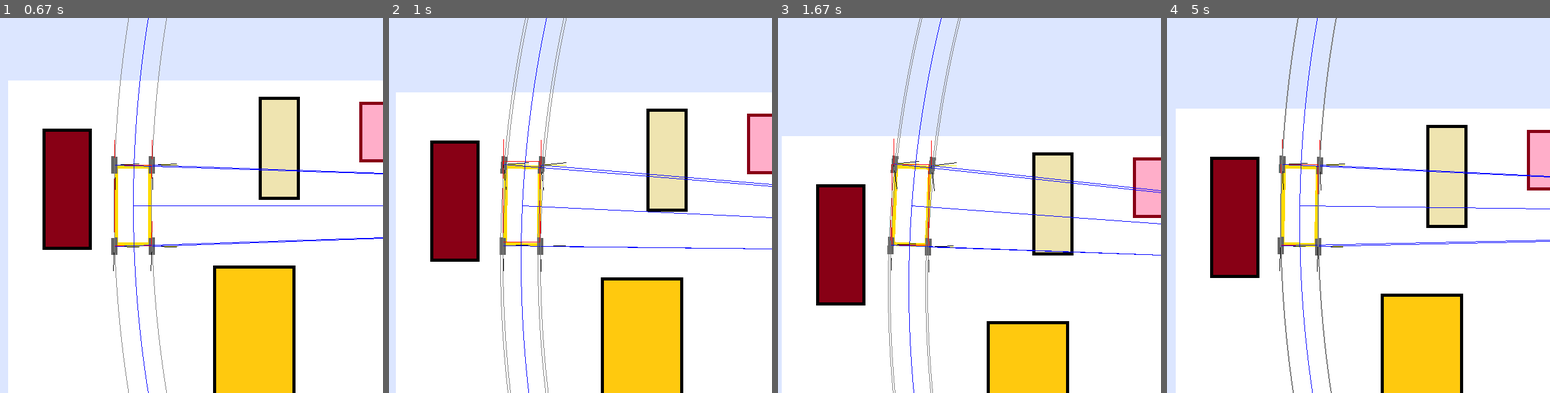
Above: before the commit, frames 1-4 (left to right).
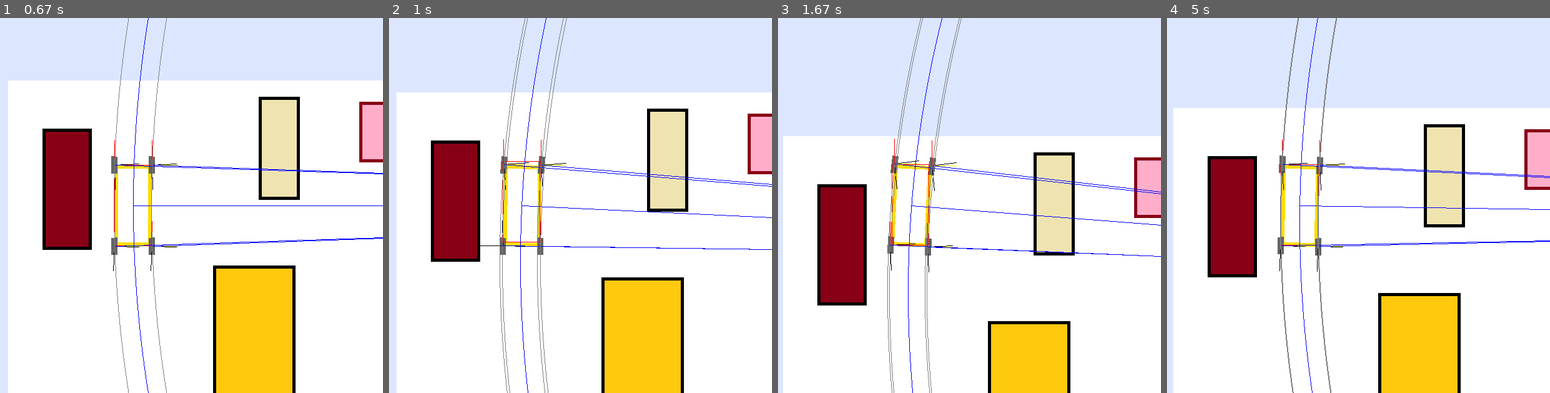
Above: after the commit, the same moments.

Repository: marcoacolla/LAR-Trafo-Cabeca-de-Serie
Game: pygame game, started from Python_Sim_Pygame/v1.0_pygame.py
The game is run twice, just before and just after one commit, with the same random seed, the same clock (stepped at 60 frames per second) and the same inputs.
Inputs:
- Up to frame 1 (0.67 s): hold D from 0.33 s (still down)
- Up to frame 2 (1 s): release D at 0.8 s; hold Q from 0.83 s (still down); hold W from 0.83 s (still down)
- Up to frame 3 (1.67 s): release Q at 1.13 s; release W at 1.13 s; hold W 1.17-1.47 s; hold D from 1.5 s (still down); tap E at 1.65 s
- Up to frame 4 (5 s): release D at 1.97 s; hold A 2-2.53 s; hold S 2.57-2.87 s; hold A 2.9-3.3 s; tap E at 3.05, 4.55 s; hold W 3.33-3.7 s; hold D 3.73-4.37 s; hold S 4.4-4.77 s; hold A from 4.8 s (still down)

Frame 1 is identical in both runs. In frame 2, 2.1% of the frame differs, in the area x 1-100%, y 0-100%; in frame 3, 3.2%; in frame 4, 3.9%.

Commit message:
fix gpt god

Diff:
--- a/Python_Sim_Pygame/Player/Pathing/Curvature.py
+++ b/Python_Sim_Pygame/Player/Pathing/Curvature.py
@@ -20,7 +20,8 @@
         wheels = self.vehicle.wheels
         if self.vehicle.curve_mode in ["curve", "pivotal"]:
             # Cálculo idêntico para ambos os modos
-            cx, cy = self.vehicle.getCameraRelativePosition()  # centro visual do robô
+            # Use posições em coordenadas do mundo (globais)
+            cx, cy = self.vehicle.getPosition()  # centro do robô (mundo)
             theta = math.radians(self.vehicle.getHeading())
 
             # O bias_offset é ao longo do eixo Y local do robô
@@ -37,14 +38,16 @@
             icr_x = base_x - R * math.cos(theta)
             icr_y = base_y - R * math.sin(theta)
 
+            # Retorna em coordenadas do mundo (globais)
             return (icr_x, icr_y)
 
         def intersection(w1, w2):
-            x0, y0 = w1.getCameraRelativePosition()
+            # Use posições em coordenadas do mundo para calcular a interseção
+            x0, y0 = w1.getPosition()
             theta0 = math.radians(w1.getHeading())
             dx0, dy0 = math.cos(theta0), math.sin(theta0)
 
-            x1, y1 = w2.getCameraRelativePosition()
+            x1, y1 = w2.getPosition()
             theta1 = math.radians(w2.getHeading())
             dx1, dy1 = math.cos(theta1), math.sin(theta1)
 
@@ -55,6 +58,7 @@
             t0 = ((x1 - x0) * dy1 - (y1 - y0) * dx1) / denom
             ix = x0 + t0 * dx0
             iy = y0 + t0 * dy0
+            # Retorna em coordenadas do mundo
             return (ix, iy)
 
         # Calcula interseção das rodas dianteiras (1 e 3) e traseiras (0 e 2)
@@ -73,8 +77,12 @@
 
     # Função que atualiza o desenho da trajetória de curvatura
     def update(self, surface):
-        # Calcula o Centro Instantâneo de Rotação (ICR)
-        icr = self.computeICR(angle_offset=self.vehicle.angle_offset)
+        # Preferir o ICR global já calculado pelo veículo (fixo no mundo)
+        # se disponível; caso contrário, calcule localmente.
+        if getattr(self.vehicle, 'icr_global', None) is not None:
+            icr = self.vehicle.icr_global
+        else:
+            icr = self.computeICR(angle_offset=self.vehicle.angle_offset)
         # Todas as posições desenhadas são relativas ao centro da tela (0,0)
 
         # Se não foi possível determinar o círculo, desenha as retas da trajetória
@@ -90,36 +98,42 @@
                                  wheel_pos, (end_x, end_y), 2)
             return
 
-        vehicle_center = self.vehicle.getCameraRelativePosition()  # posição visual
-        dx = vehicle_center[0] - icr[0]
-        dy = vehicle_center[1] - icr[1]
+        # icr retornado por computeICR está em coordenadas do mundo
+        # Converta posições para coordenadas relativas à câmera apenas para desenhar
+        cam_off = self.vehicle.camera.camera_offset
+        vehicle_center_world = self.vehicle.getPosition()
+        vehicle_center = (vehicle_center_world[0] - cam_off[0], vehicle_center_world[1] - cam_off[1])
+        icr_vis = (icr[0] - cam_off[0], icr[1] - cam_off[1])
+
+        dx = vehicle_center[0] - icr_vis[0]
+        dy = vehicle_center[1] - icr_vis[1]
         main_radius = math.sqrt(dx*dx + dy*dy)
         # círculo principal de curvatura
         pygame.draw.circle(self.surface, self.base_color,
-                           (int(icr[0]), int(icr[1])), main_radius, 1)
+                           (int(icr_vis[0]), int(icr_vis[1])), int(main_radius), 1)
 
-        # ponto do ICR
+        # ponto do ICR (vis)
         pygame.draw.circle(self.surface, self.base_color,
-                           (int(icr[0]), int(icr[1])), 5)
+                           (int(icr_vis[0]), int(icr_vis[1])), 5)
 
 
         # linhas veículo/rodas -> ICR
         for wheel in self.vehicle.wheels:
             wheel_pos = wheel.getCameraRelativePosition()  # posição visual
             pygame.draw.line(self.surface, self.base_color,
-                             wheel_pos, icr, 1)
+                             wheel_pos, icr_vis, 1)
 
         pygame.draw.line(self.surface, self.base_color,
-                         vehicle_center, icr, 1)
+                         vehicle_center, icr_vis, 1)
 
         # círculos individuais para cada roda
         for wheel in self.vehicle.wheels:
             wx, wy = wheel.getCameraRelativePosition()  # posição visual
-            dx = wx - icr[0]
-            dy = wy - icr[1]
+            dx = wx - icr_vis[0]
+            dy = wy - icr_vis[1]
             r = int(math.sqrt(dx**2 + dy**2))
             pygame.draw.circle(self.surface, (128, 128, 128),
-                               (int(icr[0]), int(icr[1])), r, 1)
+                               (int(icr_vis[0]), int(icr_vis[1])), r, 1)
 
             # Ângulo do raio (roda -> ICR)
             angle_to_icr = math.atan2(dy, dx)
--- a/Python_Sim_Pygame/Player/Player.py
+++ b/Python_Sim_Pygame/Player/Player.py
@@ -111,8 +111,10 @@
                 isChangingCourse = True
             if keys[pygame.K_q]:
                 self.icr_bias = min(1.0, self.icr_bias + .1)
+                isChangingCourse = True
             if keys[pygame.K_e]:
                 self.icr_bias = max(0.0, self.icr_bias - .1)
+                isChangingCourse = True
 
             if keys[pygame.K_w]:  # cima
                 self.makeMovement("forward", step=speed)
